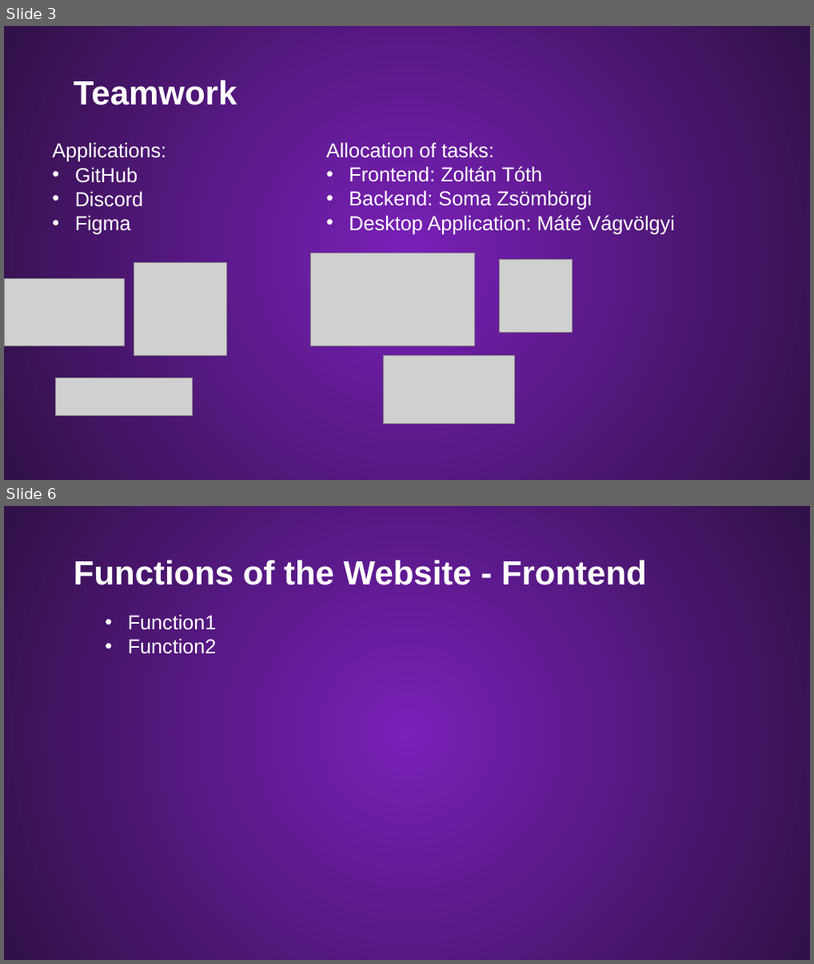
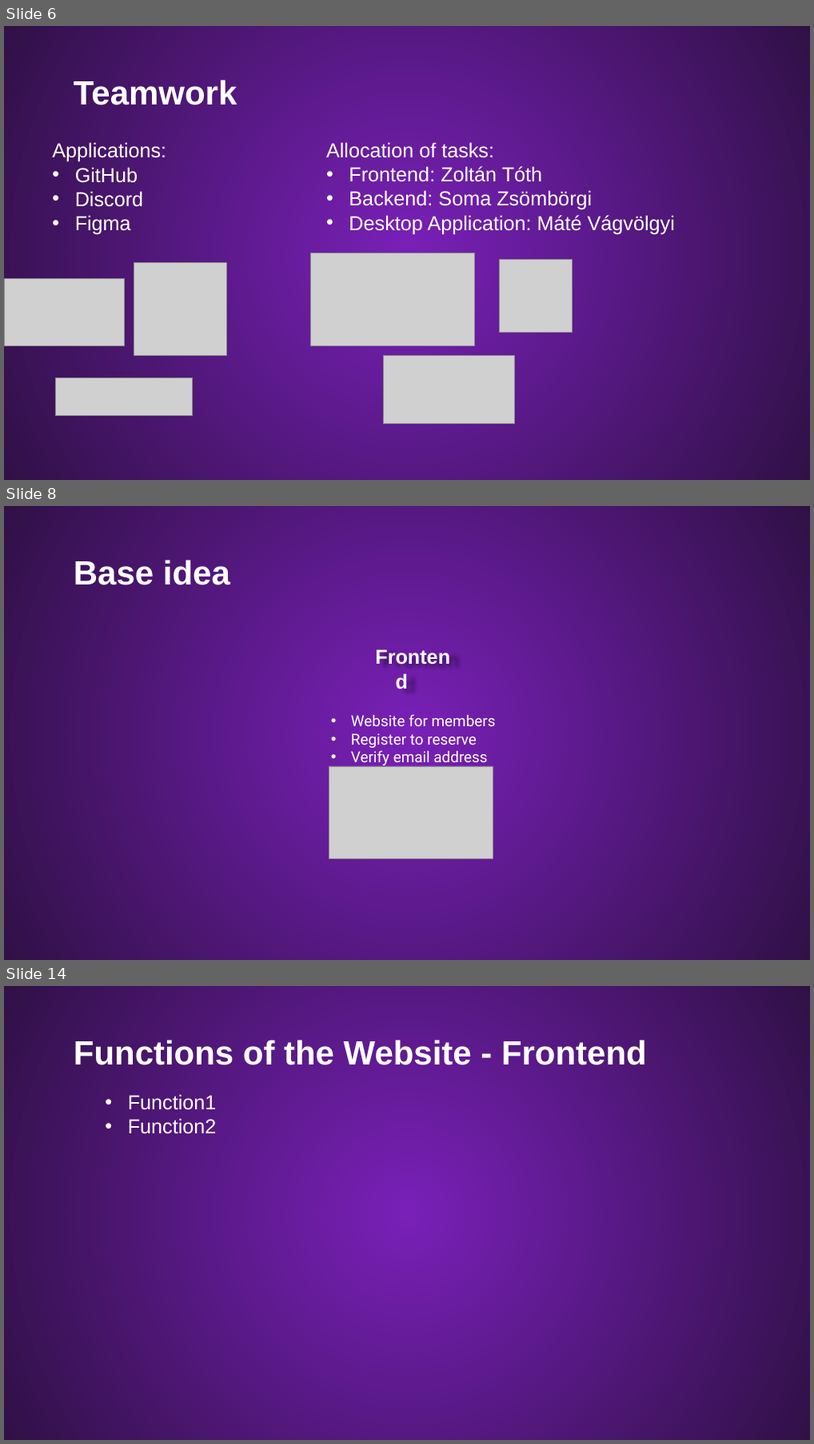
Before and after one commit to Palacsinta002/LMS, a slide deck: Presentation/LMS Presentation.pptx. Shown one above the other, each under a label of ours: slides 3 and 6 before the commit, slides 6, 8 and 14 after it; the slides between them are not shown. The pictures are 814x964 and 814x1444 pixels, drawn with LibreOffice and Linux fonts; fonts in the diff are those of the drawing; grey boxes stand for pictures; background and template pictures are left out. Boxes give left, top, right and bottom in pixels: in the first picture for what was removed or moved away, otherwise in the second. Text is boxed around its words. In the diff, an @@ line names an element or a change of style, - is before the commit and + after.

```diff
--- a/Presentation/LMS Presentation.pptx
+++ b/Presentation/LMS Presentation.pptx
@@ slide 8 added at <box>4,506,810,960</box>, background #54167F; not listed: 1 template element that a slide beside it also shows @@
@@ text added at <box>74,560,230,585</box>, 40 pt, text #FFFFFF, bold @@
+Base idea
@@ subtitle added at <box>360,664,463,699</box>, 24 pt, text #FFFFFF, bold @@
+Frontend
@@ subtitle added at <box>351,714,496,767</box>, 18 pt, text #FFFFFF @@
+• Website for members
+• Register to reserve
+• Verify email address
@@ picture added at <box>329,766,494,859</box> @@
@@ what was slide 3 is now slide 6 @@
@@ what was slide 6 is now slide 14 @@
```
Also in this commit, not shown: 2 slides changed, 8 other slides added, 1 slide removed, 1 other file.
